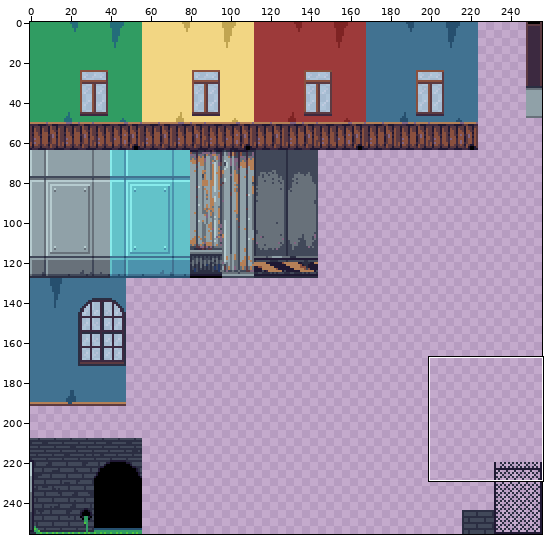
Pixel-art file -- Assets/Tileset/Rooms.ase. The first picture is a wide view before the edit; the outline marks the close-up.
Close-up. First the earlier version:
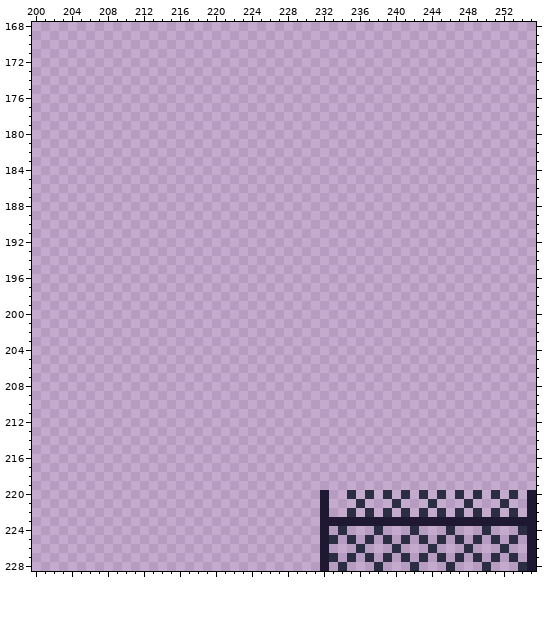
256x256 pixels, 1 frame. Shown: x 200..255, y 168..228. The commit also changed other parts of the picture, which this record leaves out.
After:
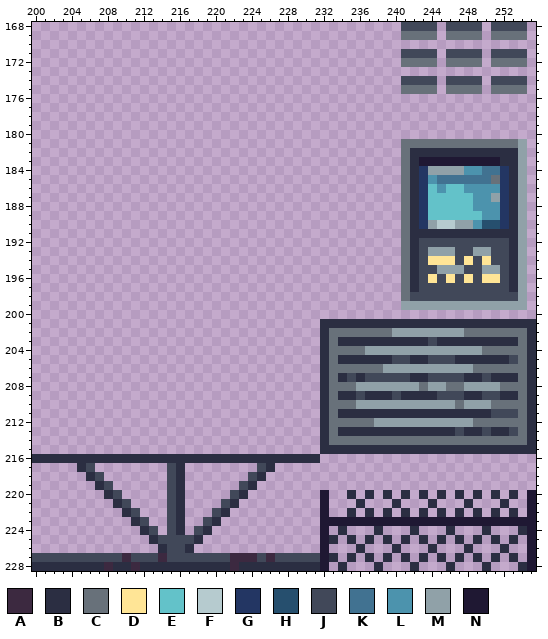
Palette (. is transparent): A #3c2940  B #2b2e42  C #68717a  D #ffe596  E #63c2c9  F #b6cbcf  G #233663  H #264f6e  J #414859  K #417291  L #4c93ad  M #90a1a8  N #1f1833
The exact change:
--- layer "Walls"
@@ x 239..255 @@
-168 .................
-169 .................
+168 ..JJJJ.JJJJ.JJJJ.
+169 ..CCCC.CCCC.CCCC.
 170 .................
-171 .................
-172 .................
+171 ..JJJJ.JJJJ.JJJJ.
+172 ..CCCC.CCCC.CCCC.
 173 .................
-174 .................
-175 .................
+174 ..JJJJ.JJJJ.JJJJ.
+175 ..CCCC.CCCC.CCCC.
 176 .................
@@ x 200..255 @@
 180 ........................................................
-181 ........................................................
-182 ........................................................
-183 ........................................................
-184 ........................................................
-185 ........................................................
-186 ........................................................
-187 ........................................................
-188 ........................................................
-189 ........................................................
-190 ........................................................
-191 ........................................................
-192 ........................................................
-193 ........................................................
-194 ........................................................
-195 ........................................................
-196 ........................................................
-197 ........................................................
-198 ........................................................
-199 ........................................................
+181 .........................................CCCCCCCCCCCCCM.
+182 .........................................CBBBBBBBBBBBBM.
+183 .........................................CBNNNNNNNNNBBM.
+184 .........................................CBGMMMMLLKKGBM.
+185 .........................................CBGLKKKKKKCGBM.
+186 .........................................CBGELEELLLLGBM.
+187 .........................................CBGEEEEELLMGBM.
+188 .........................................CBGEEEEELLLGBM.
+189 .........................................CBGEEEEEELLGBM.
+190 .........................................CBGMFFMMLHHGBM.
+191 .........................................CBBBBBBBBBBBBM.
+192 .........................................CBJJJJJJJJJJBM.
+193 .........................................CBJMMMJJMMJJBM.
+194 .........................................CBJDDDJDJDJJBM.
+195 .........................................CBJJMMMJJMMJBM.
+196 .........................................CBJDJDJDJDDJBM.
+197 .........................................CBJJJJJJJJJJBM.
+198 .........................................CJJJJJJJJJJJJM.
+199 .........................................MMMMMMMMMMMMMM.
 200 ........................................................
-201 ........................................................
-202 ........................................................
-203 ........................................................
-204 ........................................................
-205 ........................................................
-206 ........................................................
-207 ........................................................
-208 ........................................................
-209 ........................................................
-210 ........................................................
-211 ........................................................
-212 ........................................................
-213 ........................................................
-214 ........................................................
-215 ........................................................
-216 ........................................................
-217 ........................................................
-218 ........................................................
-219 ........................................................
-220 ................................N..B.B.B.B.B.B.B.B.B.B.N
-221 ................................N...B...B...B...B...B..N
-222 ................................N..B.B.B.B.B.B.B.B.B.B.N
-223 ................................NNNNNNNNNNNNNNNNNNNNNNNN
-224 ................................N.B...B...B...B...B...BN
-225 ................................NB.B.B.B.B.B.B.B.B.B.B.N
-226 ................................N...B...B...B...B...B..N
-227 ................................NB.B.B.B.B.B.B.B.B.B.B.N
-228 ................................N.B...B...B...B...B...BN
+201 ................................BBBBBBBBBBBBBBBBBBBBBBBB
+202 ................................BCCCCCCCMMMMMMMMCCCCCCCB
+203 ................................BCBBBBBBBBBBJBBBBBBBBBCB
+204 ................................BCCCCMMMMMMMMMMMMMCCCCCB
+205 ................................BCBBBBBBJJBBJJJBBBBBBJCB
+206 ................................BCCCCCCMMMMMMMMMMCCCCCCB
+207 ................................BCBJBJJJJJBBJJJJBBJBBBCB
+208 ................................BCCCMMMMMMMCMMCCMMMMCCCB
+209 ................................BCBBJBBBJBBBBJJJBBJJBBCB
+210 ................................BCCCMMMMMMMMMMMCMMMCCCCB
+211 ................................BCBBBBBBBBBBBBBBBBBJJJCB
+212 ................................BCCCCCMMMMMMMMMMMCCCCCCB
+213 ................................BCBBBBBBBBBBBBBJBBJBBJCB
+214 ................................BCCCCCCCCCCCCCCCCCCCCCCB
+215 ................................BBBBBBBBBBBBBBBBBBBBBBBB
+216 BBBBBBBBBBBBBBBBBBBBBBBBBBBBBBBB........................
+217 .....BJ........JB........JB.............................
+218 ......BJ.......JB.......JB..............................
+219 .......BJ......JB......JB...............................
+220 ........BJ.....JB.....JB........N..B.B.B.B.B.B.B.B.B.B.N
+221 .........BJ....JB....JB.........N...B...B...B...B...B..N
+222 ..........BJ...JB...JB..........N..B.B.B.B.B.B.B.B.B.B.N
+223 ...........BJ..JB..JB...........NNNNNNNNNNNNNNNNNNNNNNNN
+224 ............BJ.JB.JB............N.B...B...B...B...B...BN
+225 .............BJJJJB.............NB.B.B.B.B.B.B.B.B.B.B.N
+226 ..............BJJB..............N...B...B...B...B...B..N
+227 JJJJJJJJJJAJJJAJJJJJJJAAAJAJJJJJNB.B.B.B.B.B.B.B.B.B.B.N
+228 BBBBBBBBABBABBBBBBBBBBABBBBBBBBBN.B...B...B...B...B...BN
